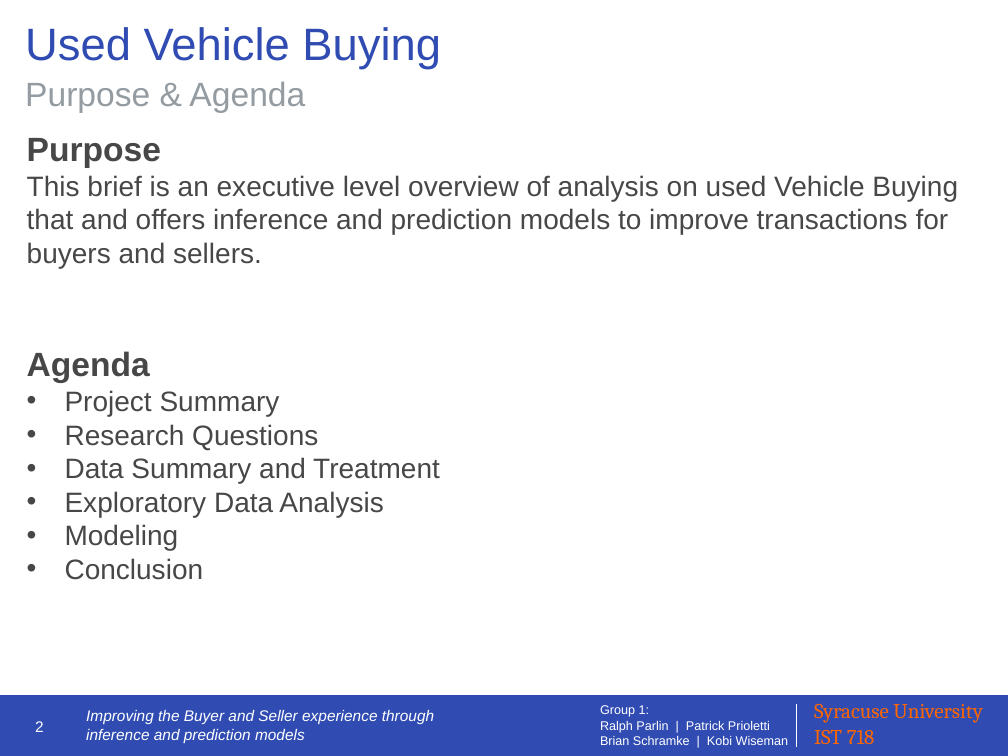
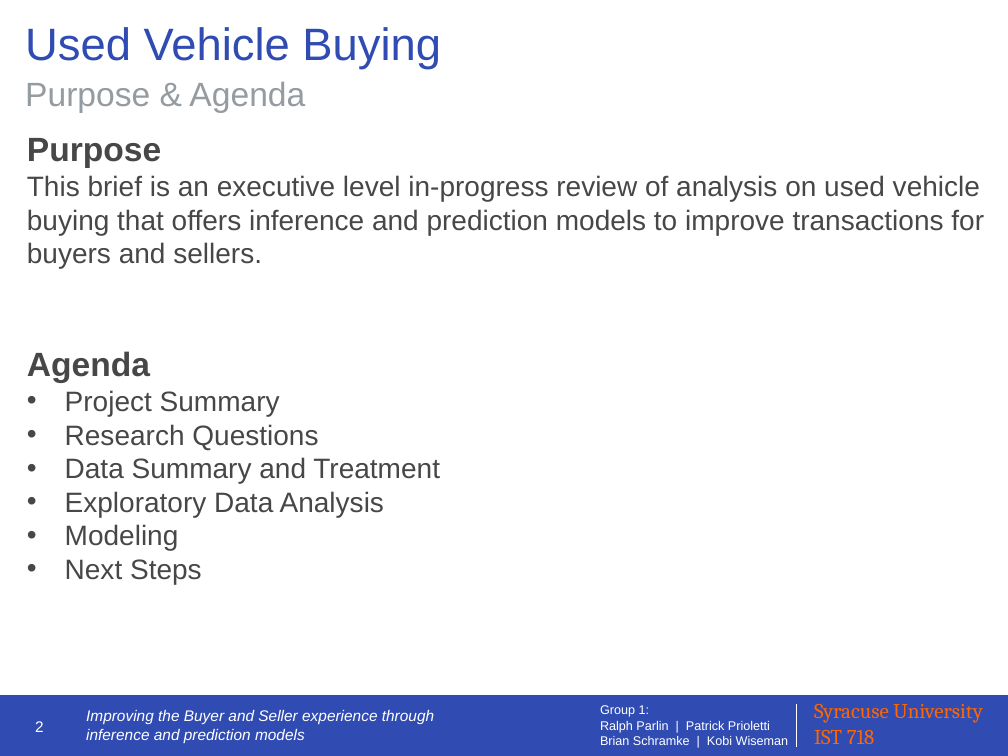
Before and after one commit to IST-718-Fall-2020/project_presentation-group1, a slide deck: slide 2 of group1_presentation_slides.pptx. Drawn at 1008x756 pixels with LibreOffice and Linux fonts; fonts in the diff are those of the drawing. Boxes give left, top, right and bottom in pixels: in the first picture for what was removed or moved away, otherwise in the second. Text is boxed around its words. In the diff, an @@ line names an element or a change of style, - is before the commit and + after.

Commit message:
Updated slides

```diff
--- a/group1_presentation_slides.pptx
+++ b/group1_presentation_slides.pptx
@@ text at (27,175,984,268): text changed @@
-This brief is an executive level overview of analysis on used Vehicle Buying that and offers inference and prediction models to improve transactions for buyers and sellers.
+This brief is an executive level in-progress review of analysis on used vehicle buying that offers inference and prediction models to improve transactions for buyers and sellers.
@@ text at (65,559,202,584): text changed @@
-• Conclusion
+• Next Steps
```
Also in this commit, not shown: 11 other slides changed, 6 slides added, 2 slides removed.
